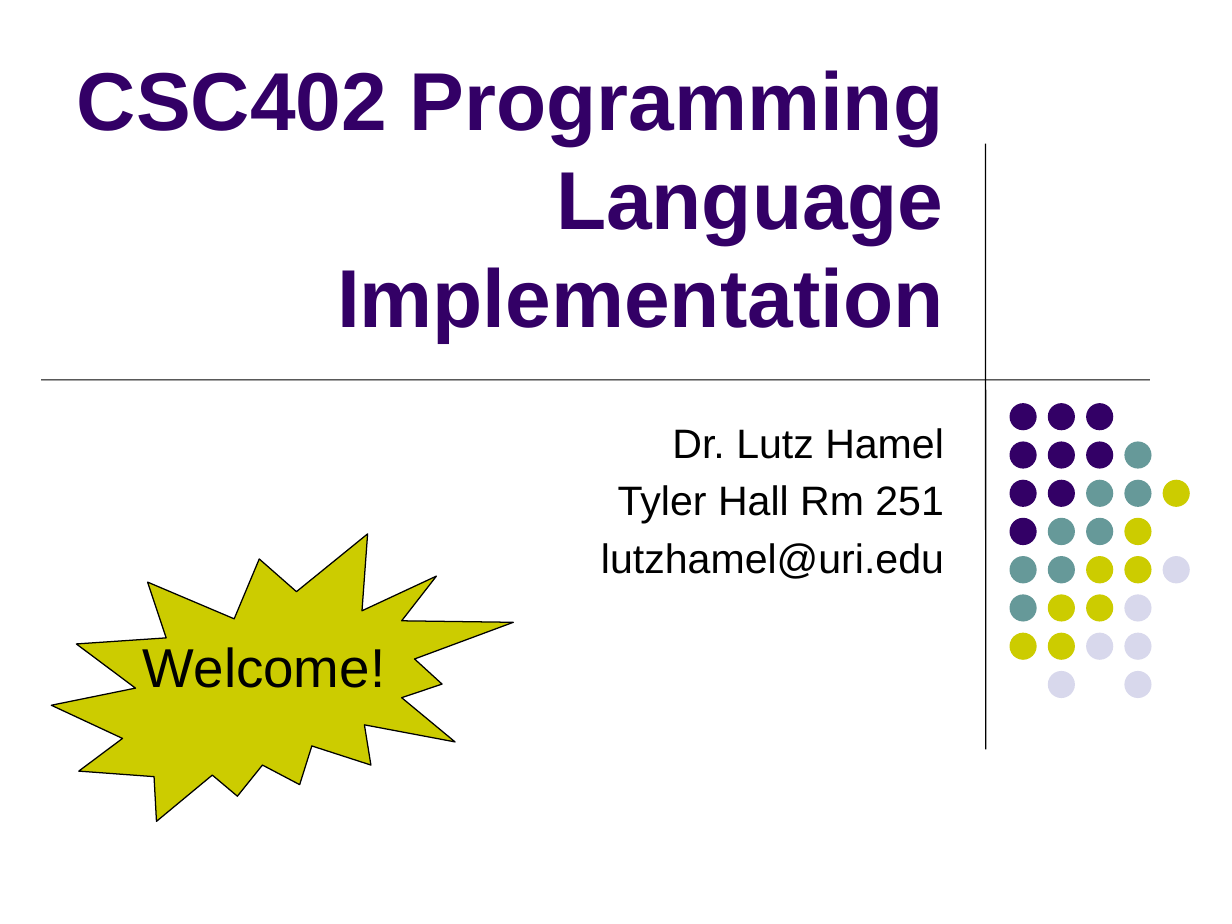
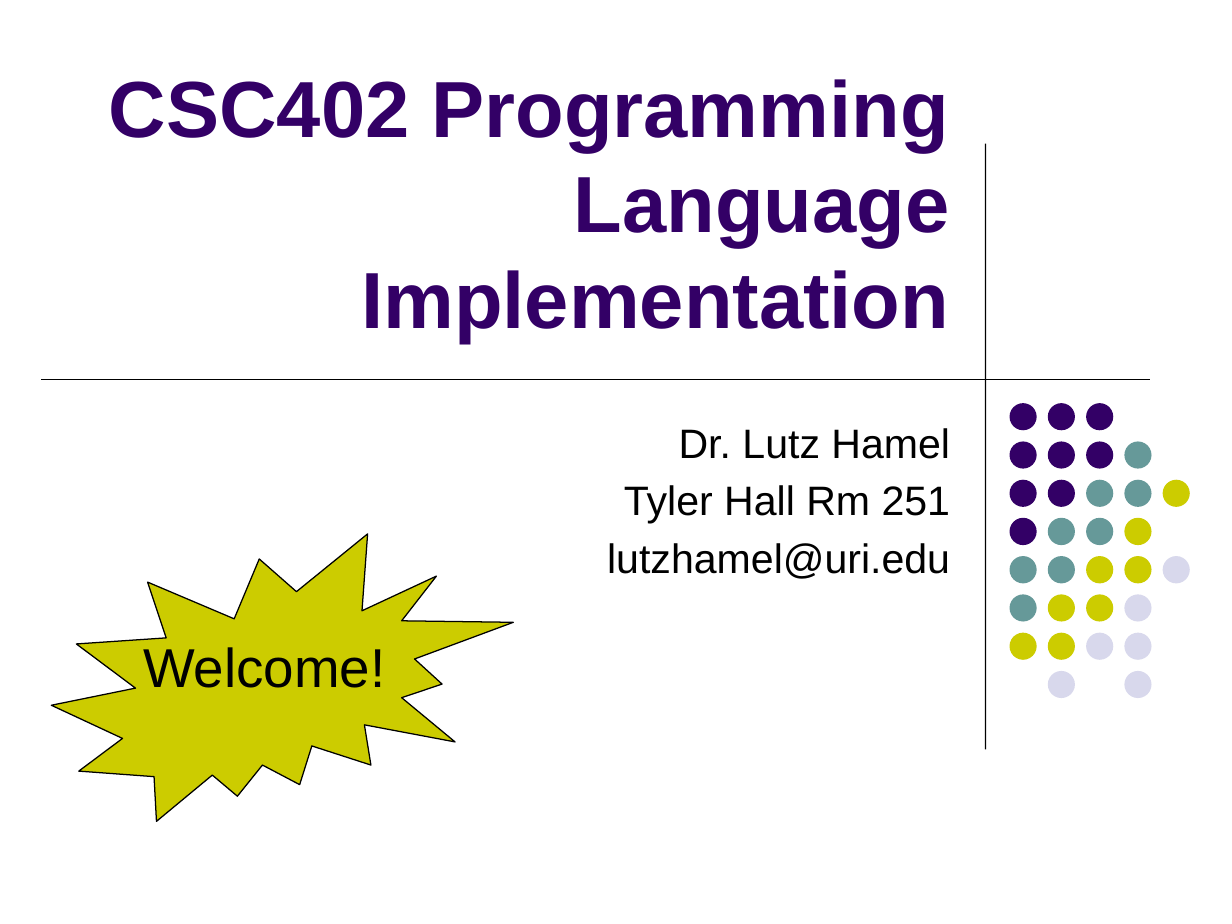
Before and after one commit to lutzhamel/CSC402, a slide deck: slide 1 of notes/csc402-ln001.pptx. Drawn at 1232x924 pixels with LibreOffice and Linux fonts; fonts in the diff are those of the drawing. Boxes give left, top, right and bottom in pixels: in the first picture for what was removed or moved away, otherwise in the second. Text is boxed around its words. In the diff, an @@ line names an element or a change of style, - is before the commit and + after.

```diff
--- a/notes/csc402-ln001.pptx
+++ b/notes/csc402-ln001.pptx
@@ title "CSC402 Programming Language Implementation" at [109, 79, 949, 343]: size 48 to 46.6 pt @@
@@ line (41, 379) - (1149, 379): stroke #000000 0.5 pt to #000000 0.75 pt @@
@@ text "Dr. Lutz Hamel" at [607, 428, 951, 579]: less space between paragraphs @@
```
Also in this commit, not shown: 24 other slides changed, 1 slide removed, 3 other files.
